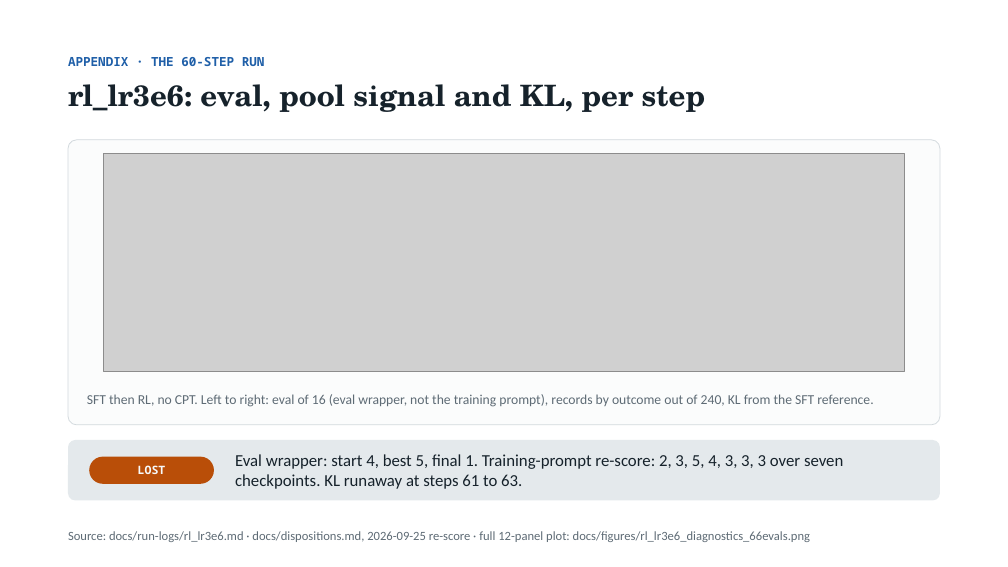
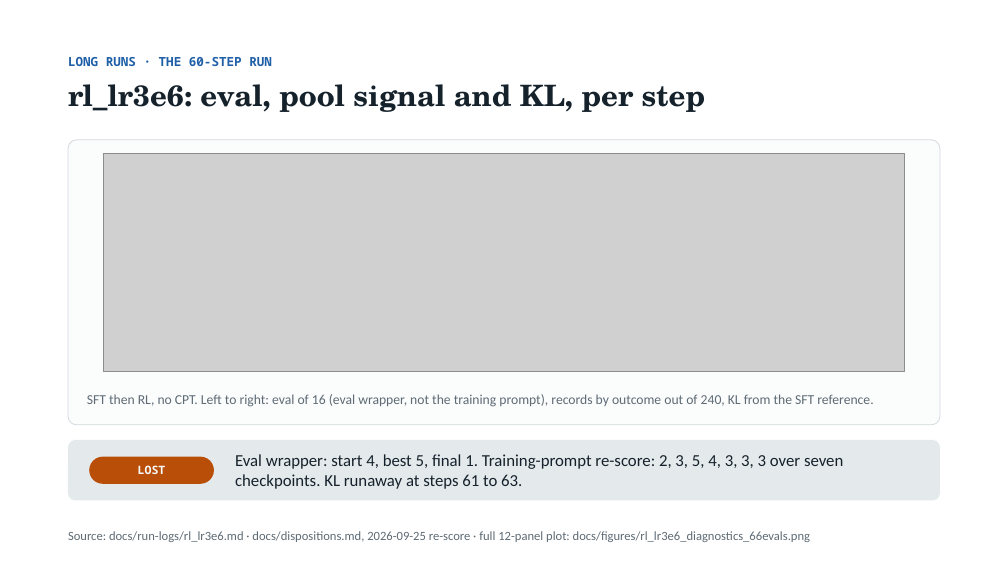
Before and after one commit to thistleknot/rl_v2_share, a slide deck: slide 15 of docs/RL_V2_rl.pptx (slide 29 before the commit). Drawn at 1008x567 pixels with LibreOffice and Linux fonts; fonts in the diff are those of the drawing; grey boxes stand for pictures. Boxes give left, top, right and bottom in pixels: in the first picture for what was removed or moved away, otherwise in the second. Text is boxed around its words. In the diff, an @@ line names an element or a change of style, - is before the commit and + after.

```diff
--- a/docs/RL_V2_rl.pptx
+++ b/docs/RL_V2_rl.pptx
@@ text at (68, 57, 272, 66): text changed @@
-APPENDIX · THE 60-STEP RUN
+LONG RUNS · THE 60-STEP RUN
```
Also in this commit, not shown: 5 other slides changed, 5 other files.
